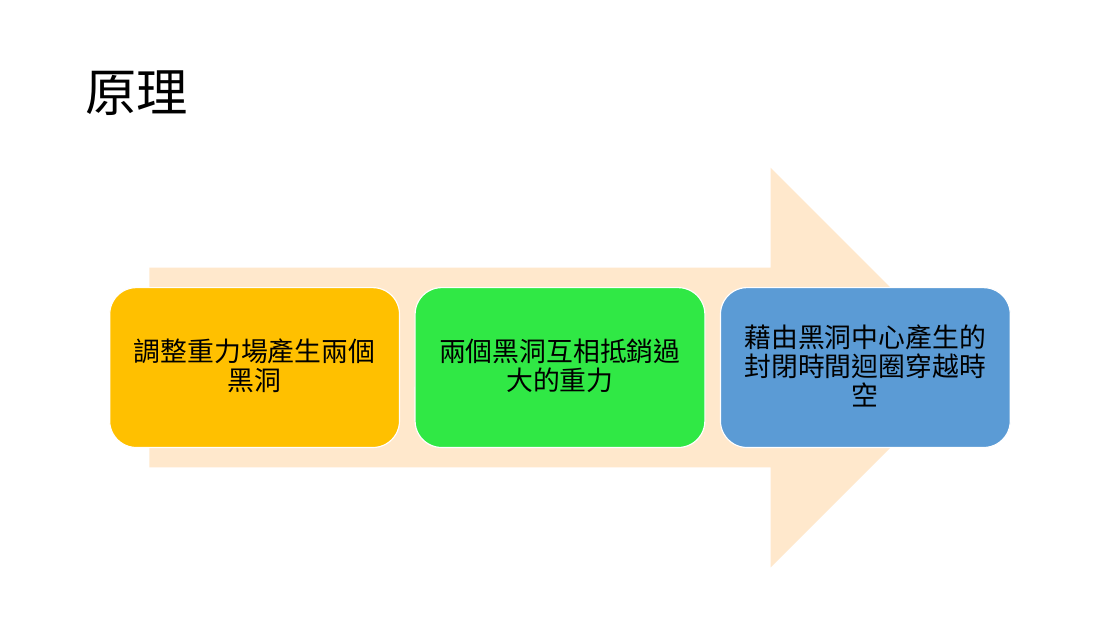
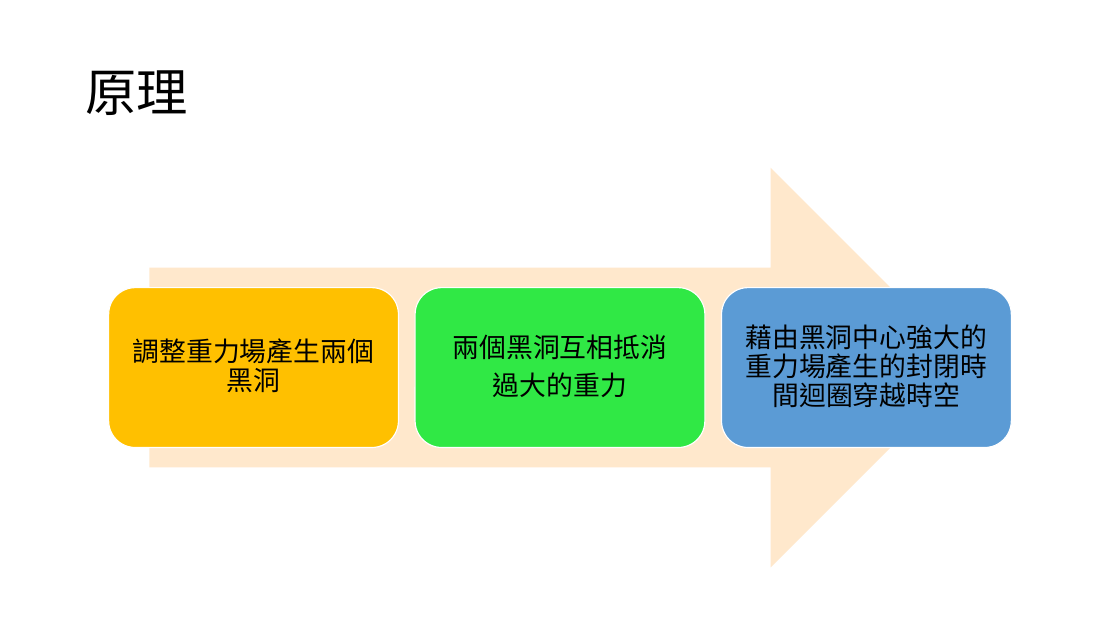
Before and after one commit to TaiChunYen/git, a slide deck: slide 18 of W044週報_戴君諺.pptx. Drawn at 1120x630 pixels with LibreOffice and Linux fonts; fonts in the diff are those of the drawing. Boxes give left, top, right and bottom in pixels: in the first picture for what was removed or moved away, otherwise in the second. Text is boxed around its words. In the diff, an @@ line names an element or a change of style, - is before the commit and + after.

```diff
--- a/W044週報_戴君諺.pptx
+++ b/W044週報_戴君諺.pptx
@@ text at [745,324,987,407]: text changed @@
-藉由黑洞中心產生的封閉時間迴圈穿越時空
+藉由黑洞中心強大的重力場產生的封閉時間迴圈穿越時空
@@ text at [453,334,668,397]: text changed @@
-兩個黑洞互相抵銷過大的重力
+兩個黑洞互相抵消
+過大的重力
```
Also in this commit, not shown: 11 other slides changed.
